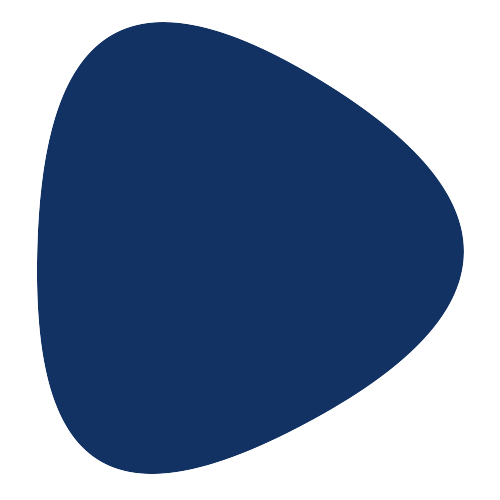
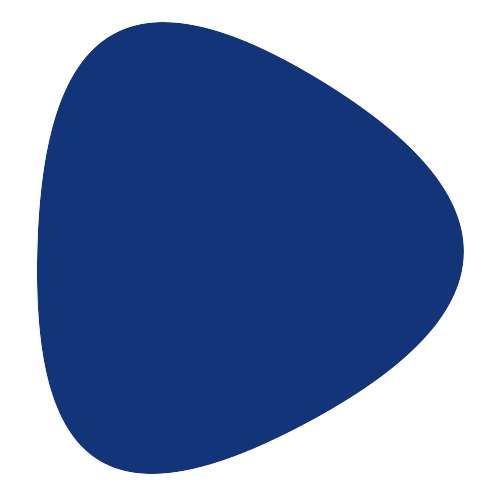
Before/after of a 500px x 500px layered artwork. What changed in the layer stack:
pixels changed over [37, 22, 464, 474] (layer not identified)